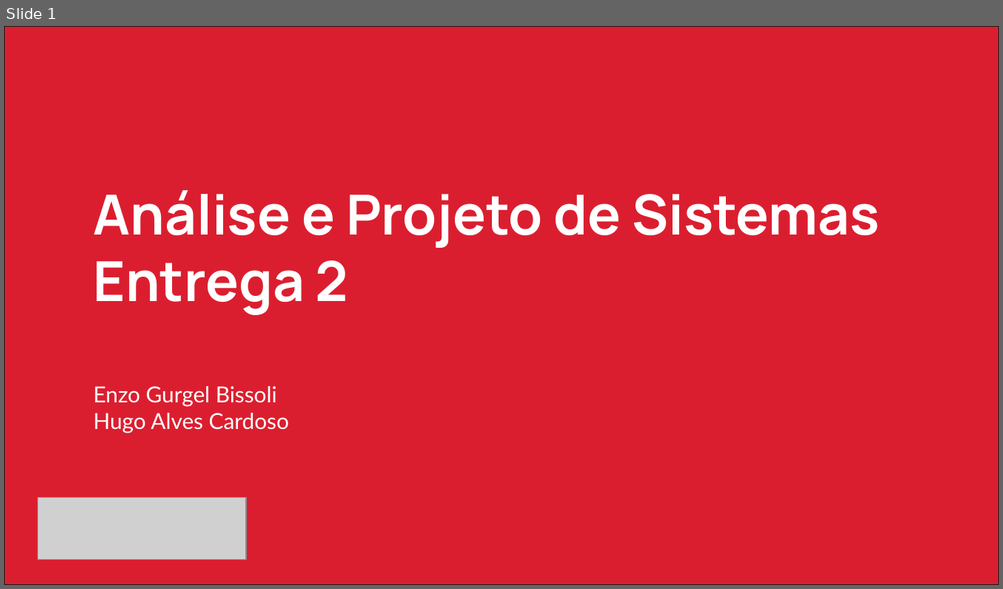
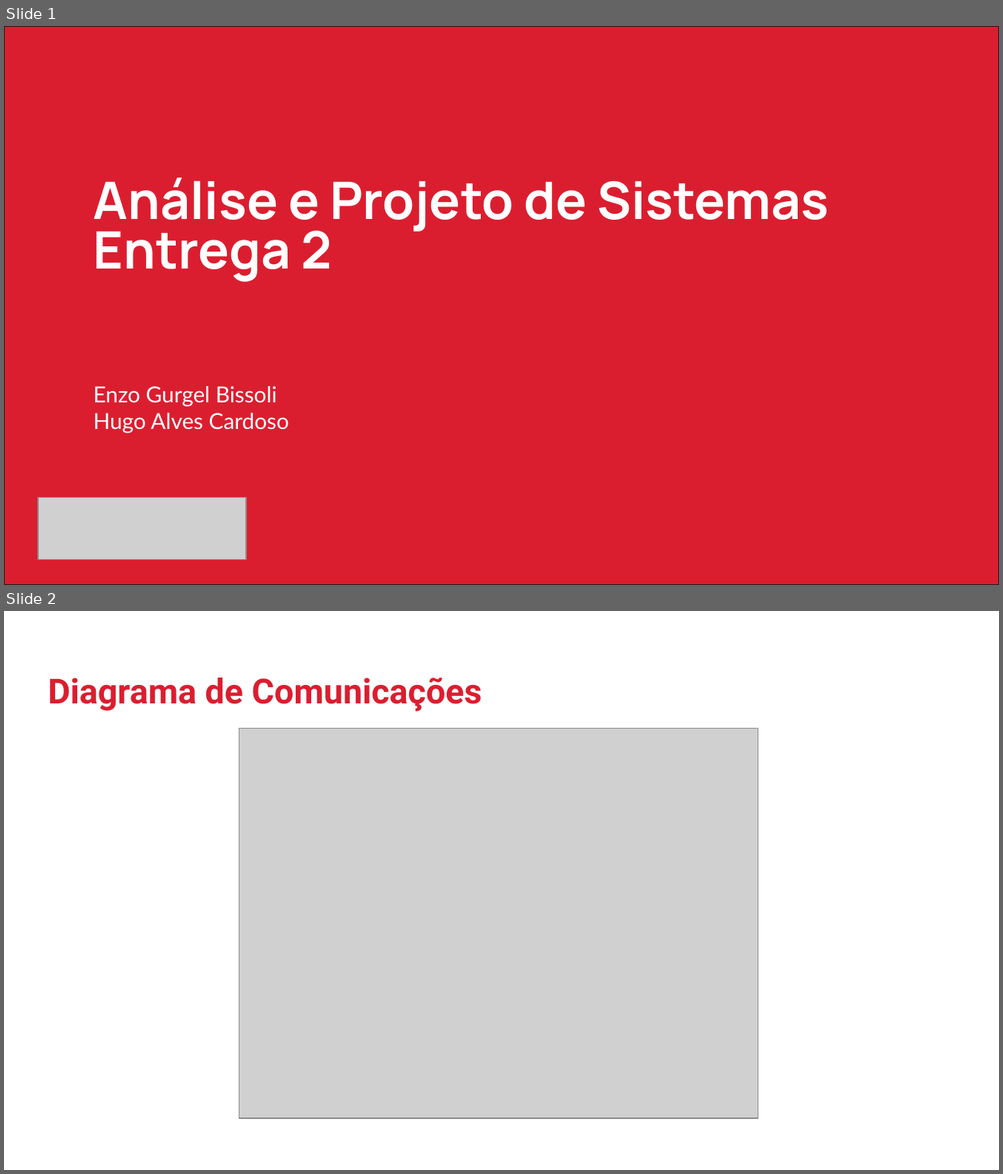
Before and after one commit to EGmux/APS-2023.2-SIGAA, a slide deck: Apresentacao_APS_Primeira_Entrega.pptx. Shown one above the other, each under a label of ours: slide 1 before the commit, slides 1 and 2 after it. The pictures are 1003x589 and 1003x1174 pixels, drawn with LibreOffice and Linux fonts; fonts in the diff are those of the drawing; grey boxes stand for pictures; background and template pictures are left out. Boxes give left, top, right and bottom in pixels: in the first picture for what was removed or moved away, otherwise in the second. Text is boxed around its words. In the diff, an @@ line names an element or a change of style, - is before the commit and + after.

```diff
--- a/Apresentacao_APS_Primeira_Entrega.pptx
+++ b/Apresentacao_APS_Primeira_Entrega.pptx
@@ slide 2 added at (4,611,999,1170), background #FFFFFF @@
@@ title added at (48,678,482,712), 25 pt, text #DB1E2F, bold @@
+Diagrama de Comunicações
@@ picture added at (239,729,757,1118) @@
@@ slide 1 changed as well @@
@@ title "Análise e Projeto de Sistemas" at (94,178,828,282): size 40 to 37.4 pt; line spacing 1 to 0.8 @@
```
Also in this commit, not shown: 8 other files.
